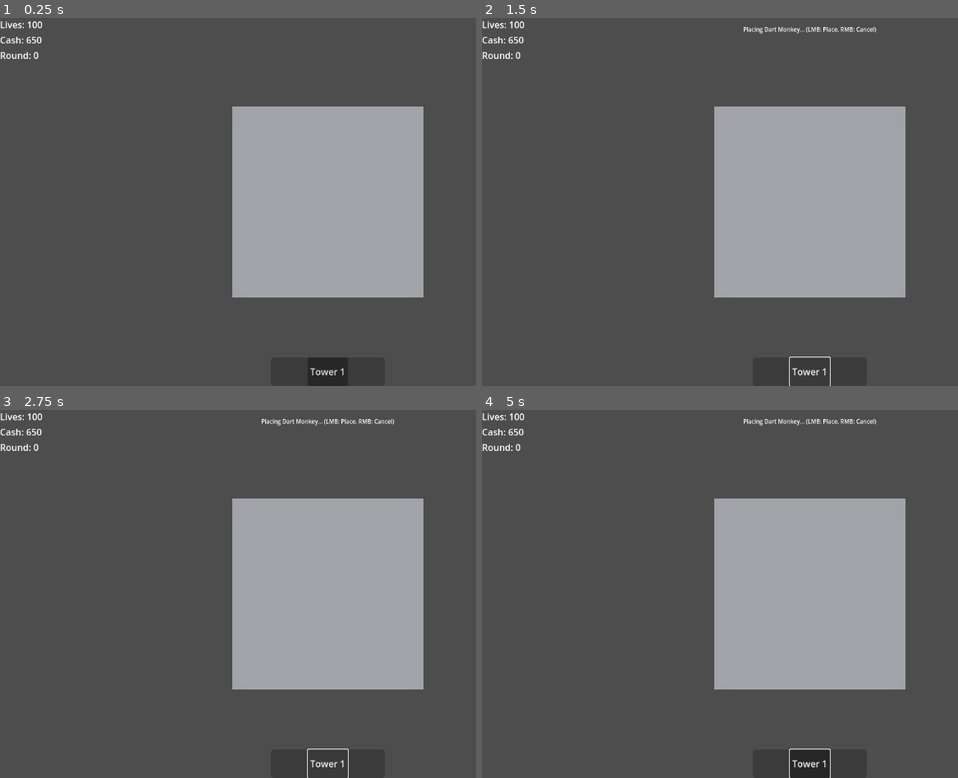
Above: before the commit, frames 1-4 (two rows, left to right).
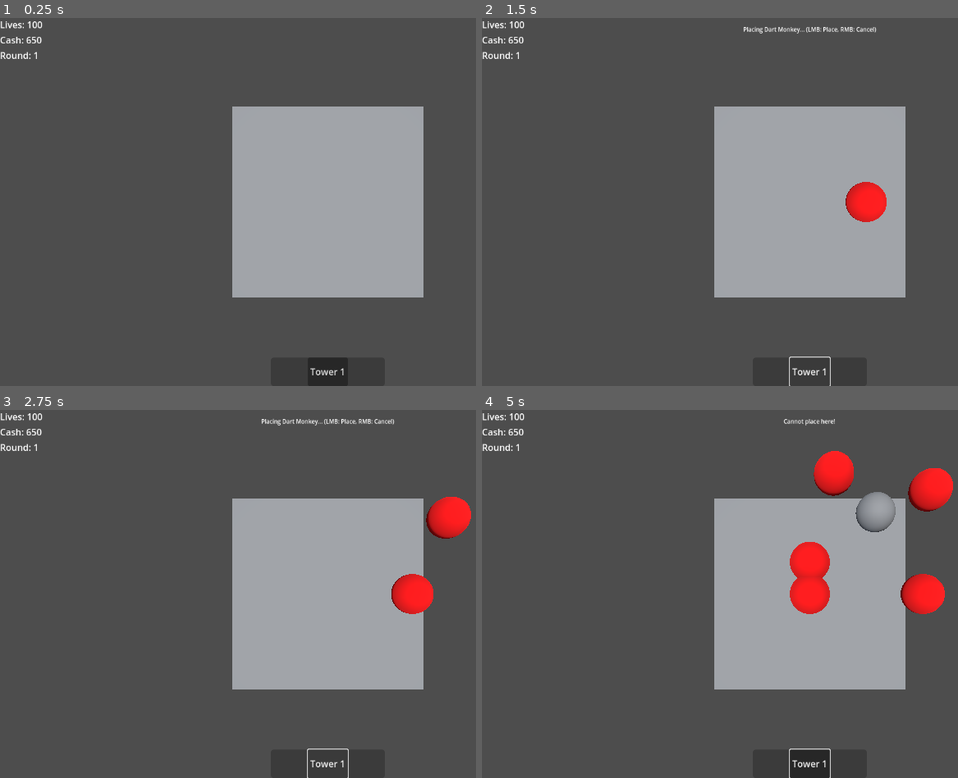
Above: after the commit, the same moments.

Repository: supastishn/bmc2
Game: Godot game, scene res://main/main.tscn
Same seed, same stepped clock (60 frames per second), same inputs: the game is played once before the commit and once after it.
Inputs (mouse positions are in pixels of both pictures, inside the frame that each line leads up to):
- Up to frame 1 (0.25 s): no input
- Up to frame 2 (1.5 s): click "Tower 1" at 0.5 s; click "Tower 1" at 1.25 s
- Up to frame 3 (2.75 s): click "Tower 1" at 2 s
- Up to frame 4 (5 s): tap Enter at 2.75 s; move the mouse to (953, 575) at 2.77 s; click (953, 575) at 2.92 s; move the mouse to (677, 612) at 3.52 s; click (677, 612) at 3.67 s; move the mouse to (877, 513) at 4.27 s; click (877, 513) at 4.42 s

The runs differ from the first frame. In frame 1, less than 0.1% of the frame differs, in the area x 7-9%, y 9-12%; in frame 2, 0.8%; in frame 3, 1.6%; in frame 4, 4.5%, in the area x 7-99%, y 2-56%.
Error before the commit: Parse Error: Identifier "WaveManager" not declared in the current scope. (res://bloon/bloon.gd:133)

Commit message:
addresources

Diff:
--- a/bloon/bloon.tscn
+++ b/bloon/bloon.tscn
@@ -9,6 +9,7 @@
 material = SubResource("StandardMaterial3D_c2y1y")
 
 [sub_resource type="SphereShape3D" id="SphereShape3D_c2y1y"]
+
 [node name="Bloon" type="PathFollow3D" groups=["bloons"]]
 script = ExtResource("1_jpjj7")
 
--- /dev/null
+++ b/bloon/red_bloon.tres
@@ -0,0 +1,7 @@
+[gd_resource type="SphereMesh" load_steps=2 format=3 uid="uid://cjg7r018dxxlf"]
+
+[sub_resource type="StandardMaterial3D" id="StandardMaterial3D_c2y1y"]
+albedo_color = Color(1, 0, 0, 1)
+
+[resource]
+material = SubResource("StandardMaterial3D_c2y1y")
--- a/main/main.tscn
+++ b/main/main.tscn
@@ -1,10 +1,9 @@
-[gd_scene load_steps=9 format=3 uid="uid://dvojqgv3varqy"]
+[gd_scene load_steps=8 format=3 uid="uid://dvojqgv3varqy"]
 
 [ext_resource type="Script" uid="uid://i2lxdnv61pku" path="res://main/main.gd" id="1_67ri8"]
 [ext_resource type="PackedScene" uid="uid://30l774cnywje" path="res://ground/ground.tscn" id="1_xwkvk"]
 [ext_resource type="PackedScene" uid="uid://bbgtd6k2hdso3" path="res://path/Level.tscn" id="3_3wy1v"]
 [ext_resource type="PackedScene" uid="uid://4e728yqgfrlm" path="res://gui/game.tscn" id="6_kfbq2"]
-
 
 [sub_resource type="ProceduralSkyMaterial" id="ProceduralSkyMaterial_rxg2q"]
 
@@ -31,7 +30,8 @@
 
 [node name="Ground" parent="." instance=ExtResource("1_xwkvk")]
 
-[node name="WaveManager" type="Node" parent="." node_paths=PackedStringArray("path_node")]
+[node name="WaveManager" type="Node" parent="."]
+
 [node name="Level" parent="." instance=ExtResource("3_3wy1v")]
 
 [node name="Game" parent="." instance=ExtResource("6_kfbq2")]
--- a/project.godot
+++ b/project.godot
@@ -20,6 +20,7 @@
 GameManager="*res://autoloads/game_manager.gd"
 NodePoolManager="*res://autoloads/pool_manager.gd"
 TowerFactory="*res://autoloads/tower_factory.gd"
+WaveManager="*res://main/wave_manager.gd"
 
 [editor_plugins]
 
--- a/tower/tower.tscn
+++ b/tower/tower.tscn
@@ -9,6 +9,13 @@
 attack_cooldown = 1.0
 range = 2.0
 can_see_camo = false
+projectiles_per_shot = 1
+spread_angle = 0.0
+ability_name = ""
+ability_description = ""
+ability_cooldown = 0.0
+ability_duration = 0.0
+ability_initial_cooldown = 0.0
 metadata/_custom_type_script = "uid://xk5g8hgbosn6"
 
 [sub_resource type="CapsuleMesh" id="CapsuleMesh_hnvwg"]
Not shown, changed: .aider.chat.history.md
Not shown, changed: .aider.input.history
